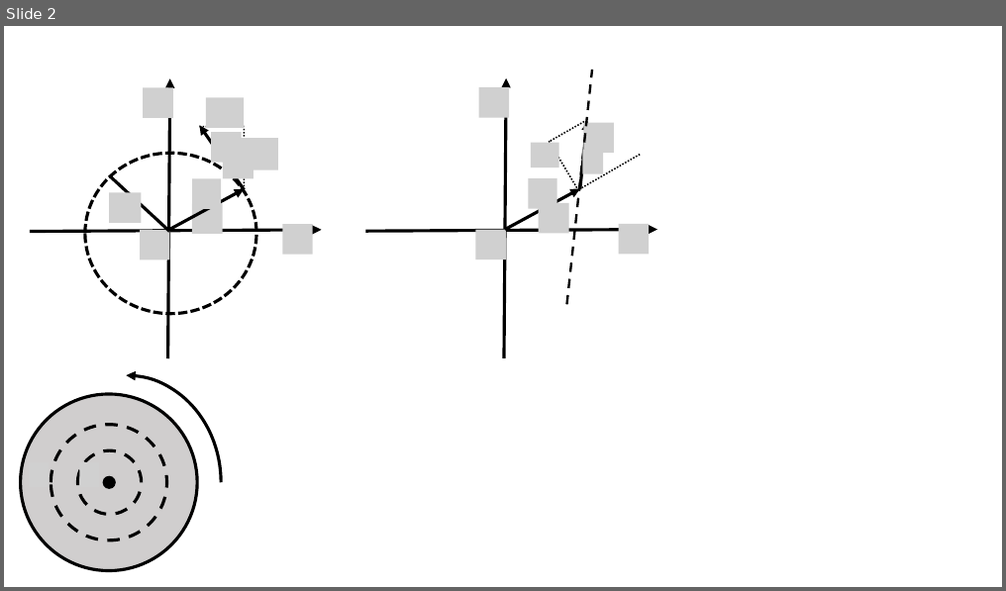
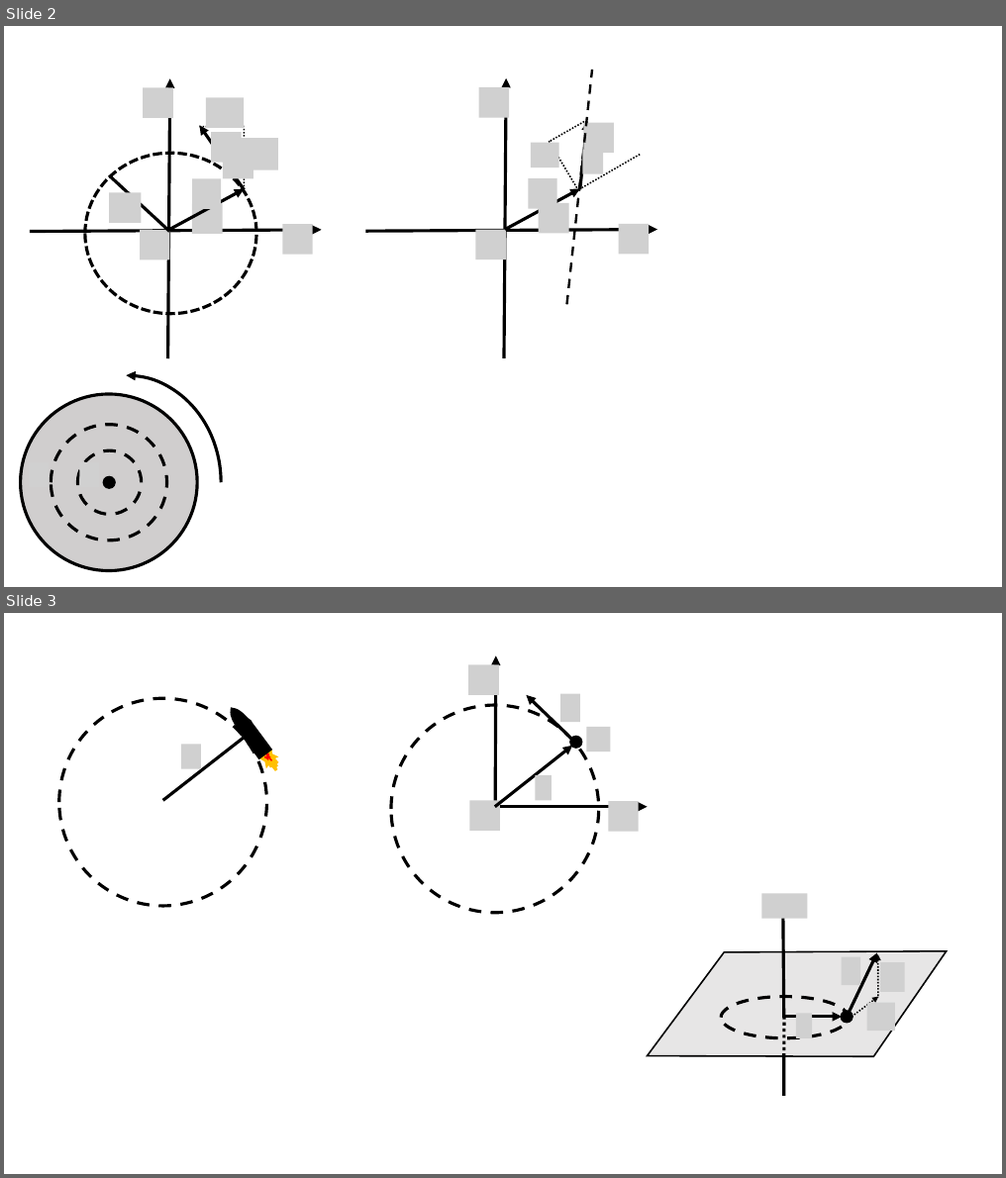
Before and after one commit to OSTP/PhysicsArtofModelling, a slide deck: tex/figures/RotationalDynamics/Figures.pptx. Shown one above the other, each under a label of ours: slide 2 before the commit, slides 2 and 3 after it. The pictures are 1006x591 and 1006x1178 pixels, drawn with LibreOffice and Linux fonts; fonts in the diff are those of the drawing; grey boxes stand for pictures. Boxes give left, top, right and bottom in pixels: in the first picture for what was removed or moved away, otherwise in the second. Text is boxed around its words. In the diff, an @@ line names an element or a change of style, - is before the commit and + after.

```diff
--- a/tex/figures/RotationalDynamics/Figures.pptx
+++ b/tex/figures/RotationalDynamics/Figures.pptx
@@ slide 3 added at box(4, 613, 1002, 1174), background #FFFFFF @@
@@ group added at box(391, 656, 648, 912): 6 pictures, 4 arrows, 2 ellipses @@
@@ group added at box(59, 698, 282, 906): 1 ellipse, 1 irregular seal, 1 rectangle, 1 freeform shape, 1 line, 1 picture @@
@@ group added at box(648, 894, 946, 1096): 5 pictures, 4 arrows, 3 lines, 2 ellipses, 1 freeform shape @@
```
Also in this commit, not shown: 2 other slides added, 10 other files.
